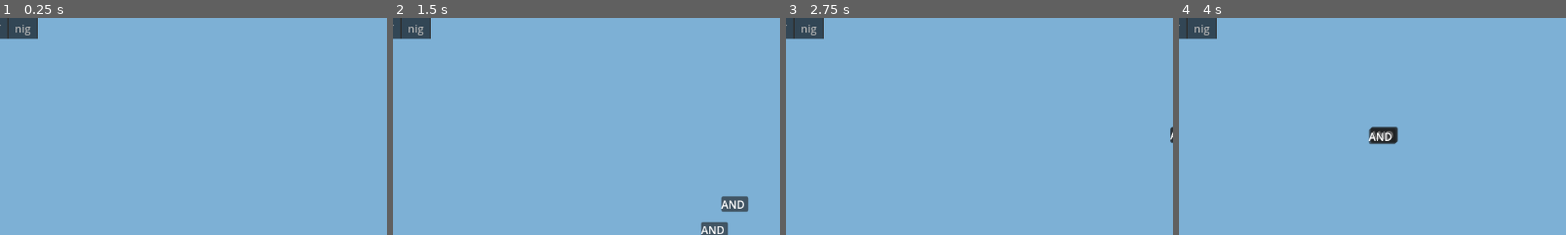
Above: before the commit, frames 1-4 (left to right).
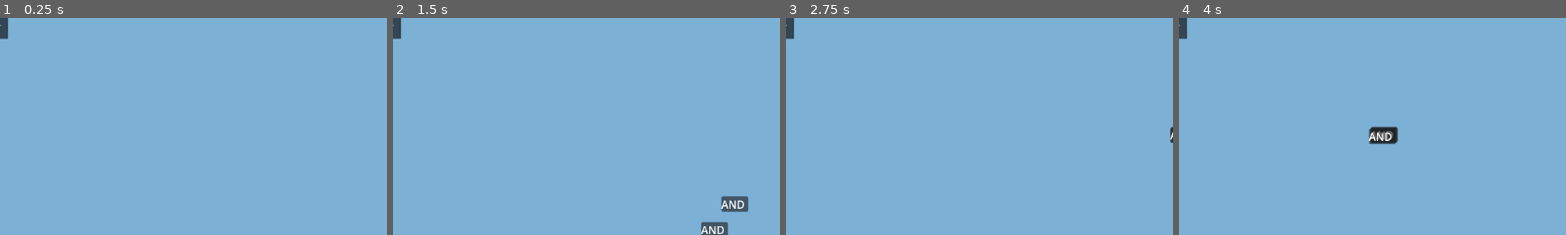
Above: after the commit, the same moments.

Repository: Lynndoggo/godot-logicsim
Game: Godot game, scene res://main.tscn
Two runs of this game, one before a commit and one after it. Both use one fixed random seed, a clock stepped at 60 frames per second and the inputs below.
Inputs (mouse positions are % of the whole screen's width and height, from its top left):
- Up to frame 1 (0.25 s): no input
- Up to frame 2 (1.5 s): click "Spawn Circuit" at 0.5 s; tap Enter at 1.25 s; drag from (50, 50) to (60, 28) at 1.27 s
- Up to frame 3 (2.75 s): drag from (50, 50) to (60, 28) at 2.02 s
- Up to frame 4 (4 s): tap Space at 2.75 s; move the mouse to (60, 28) at 2.77 s; hold D (right) 2.78-3.5 s; click (60, 28) at 2.85 s; drag from (25, 50) to (35, 28) at 3.52 s
The pictures show only the part of the screen within x 9-58%, y 0-50%; the shares and areas given below are measured in that part.

The runs differ from the first frame. In frame 1, 0.8% of the frame differs, in the area x 2-10%, y 0-10%; in frame 2, 0.8%; in frame 3, 0.8%; in frame 4, 0.8%.

Commit message:
Added Dragging

Diff:
--- a/logic_gates/resources/and_gate.tres
+++ b/logic_gates/resources/and_gate.tres
@@ -5,5 +5,4 @@
 [resource]
 script = ExtResource("1_t4opd")
 gate_name = "AND"
-gate_description = "test"
-gate_id = 1
+gate_description = "Outputs signal when both inputs are on"
--- a/logic_gates/resources/skibdy.tres
+++ /dev/null
@@ -1,8 +0,0 @@
-[gd_resource type="Resource" script_class="LogicGate" load_steps=2 format=3 uid="uid://c0rf7qgnb68mq"]
-
-[ext_resource type="Script" path="res://logic_gates/logic_gate_class.gd" id="1_xcjv2"]
-
-[resource]
-script = ExtResource("1_xcjv2")
-gate_name = "nig"
-gate_description = "checkcheck"
